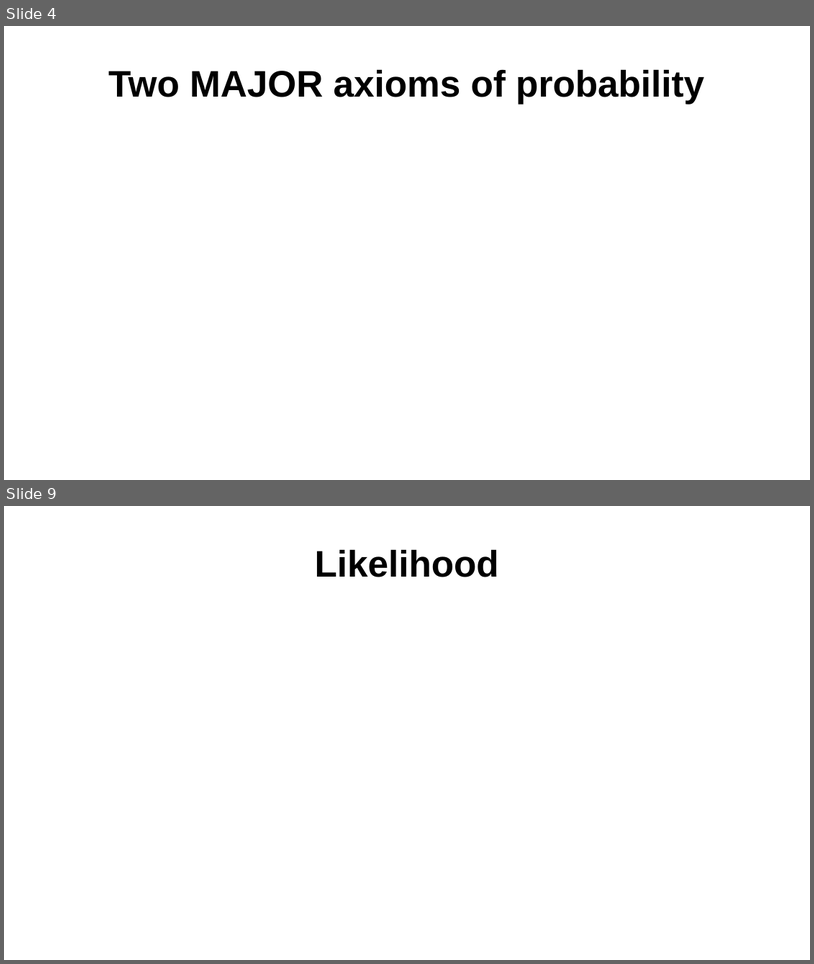
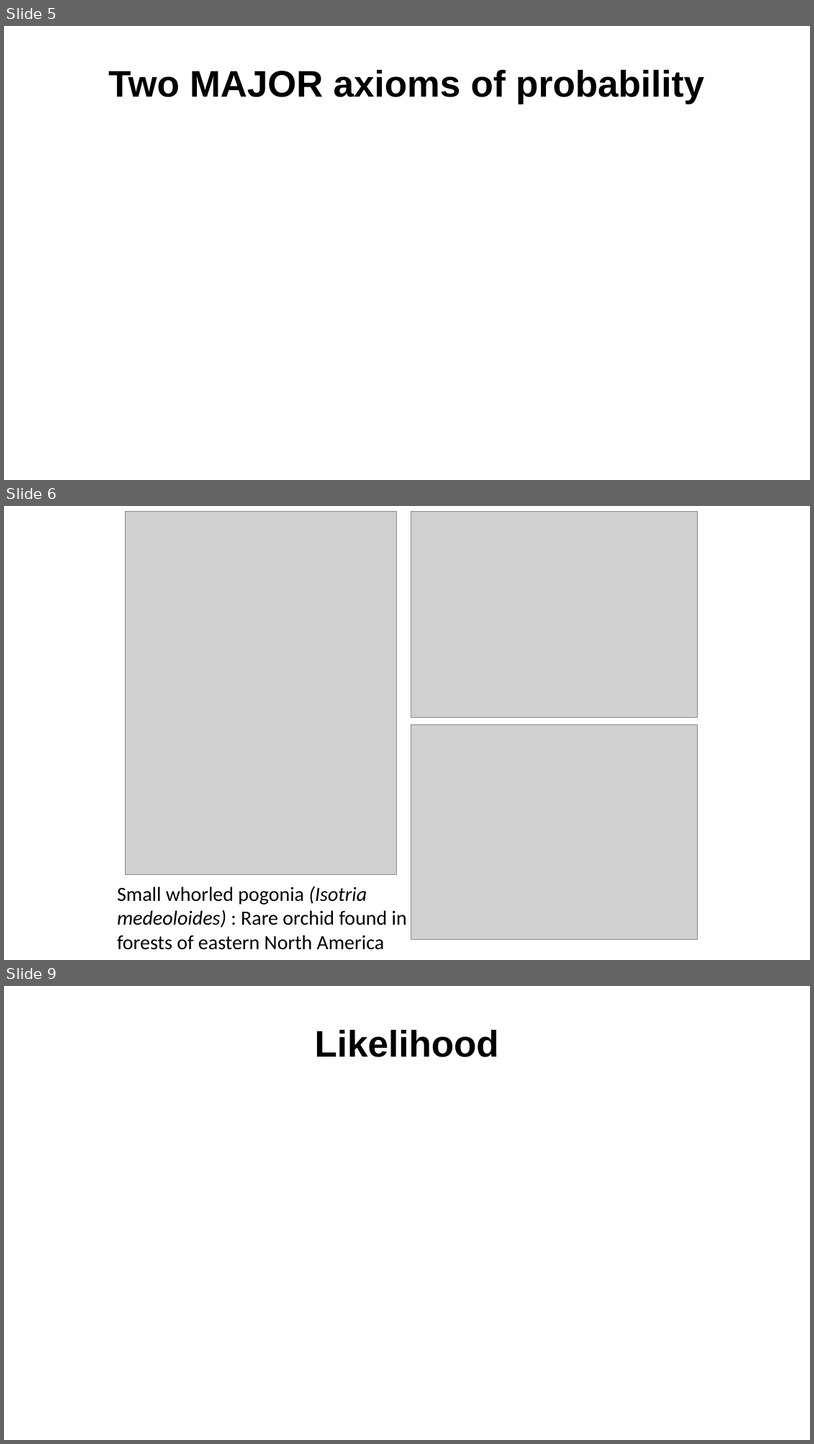
Before and after one commit to Aariq/ecological-stats, a slide deck: lectures/2-likelihood-slide-rev.pptx. Shown one above the other, each under a label of ours: slides 4 and 9 before the commit, slides 5, 6 and 9 after it; the slides between them are not shown. The pictures are 814x964 and 814x1444 pixels, drawn with LibreOffice and Linux fonts; fonts in the diff are those of the drawing; grey boxes stand for pictures. Boxes give left, top, right and bottom in pixels: in the first picture for what was removed or moved away, otherwise in the second. Text is boxed around its words. In the diff, an @@ line names an element or a change of style, - is before the commit and + after.

```diff
--- a/lectures/2-likelihood-slide-rev.pptx
+++ b/lectures/2-likelihood-slide-rev.pptx
@@ slide 6 added at (4,506,810,960), background #FFFFFF @@
@@ picture added at (125,511,396,874) @@
@@ picture added at (411,511,698,717) @@
@@ picture added at (411,724,698,939) @@
@@ text added at (117,886,407,950), 24 pt, text #000000 @@
+Small whorled pogonia (Isotria medeoloides) : Rare orchid found in forests of eastern North America
@@ what was slide 4 is now slide 5 @@
```
Also in this commit, not shown: 5 slides changed, 2 other slides added, 5 slides removed, 4 other files.
